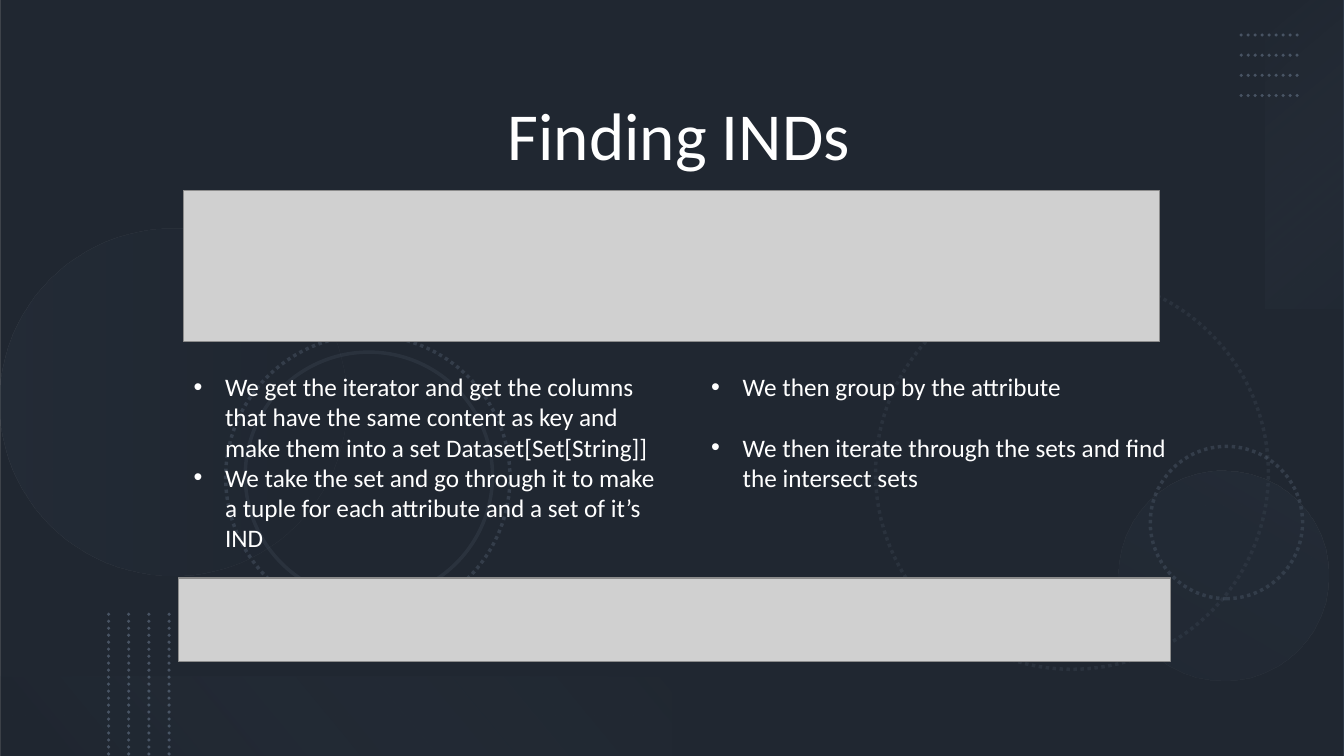
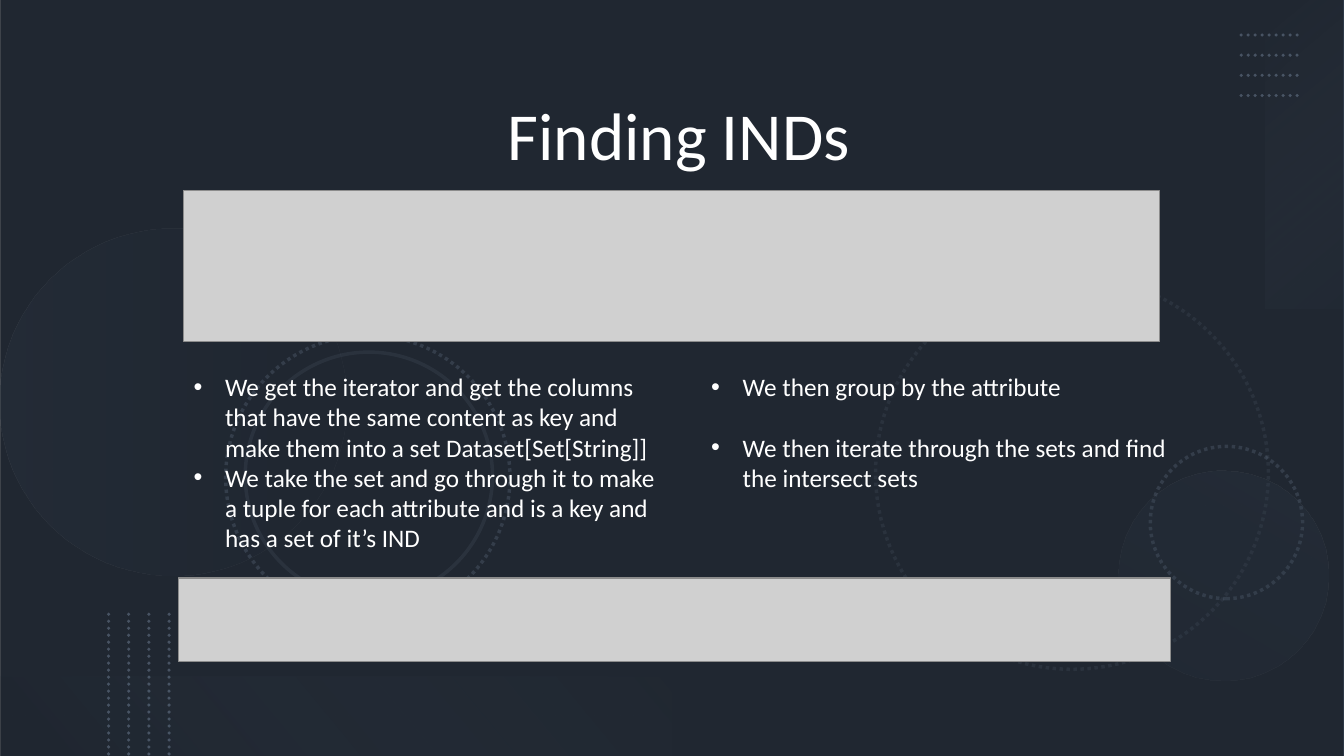
Before and after one commit to Cheesy99/ddm-spark, a slide deck: slide 3 of Presentation.pptx. Drawn at 1344x756 pixels with LibreOffice and Linux fonts; fonts in the diff are those of the drawing; grey boxes stand for pictures. Boxes give left, top, right and bottom in pixels: in the first picture for what was removed or moved away, otherwise in the second. Text is boxed around its words. In the diff, an @@ line names an element or a change of style, - is before the commit and + after.

Commit message:
Added presentation

```diff
--- a/Presentation.pptx
+++ b/Presentation.pptx
@@ text at box(225, 469, 654, 547): text changed @@
-• We take the set and go through it to make a tuple for each attribute and a set of it’s IND
+• We take the set and go through it to make a tuple for each attribute and is a key and has a set of it’s IND
```
Also in this commit, not shown: 1 other file.
